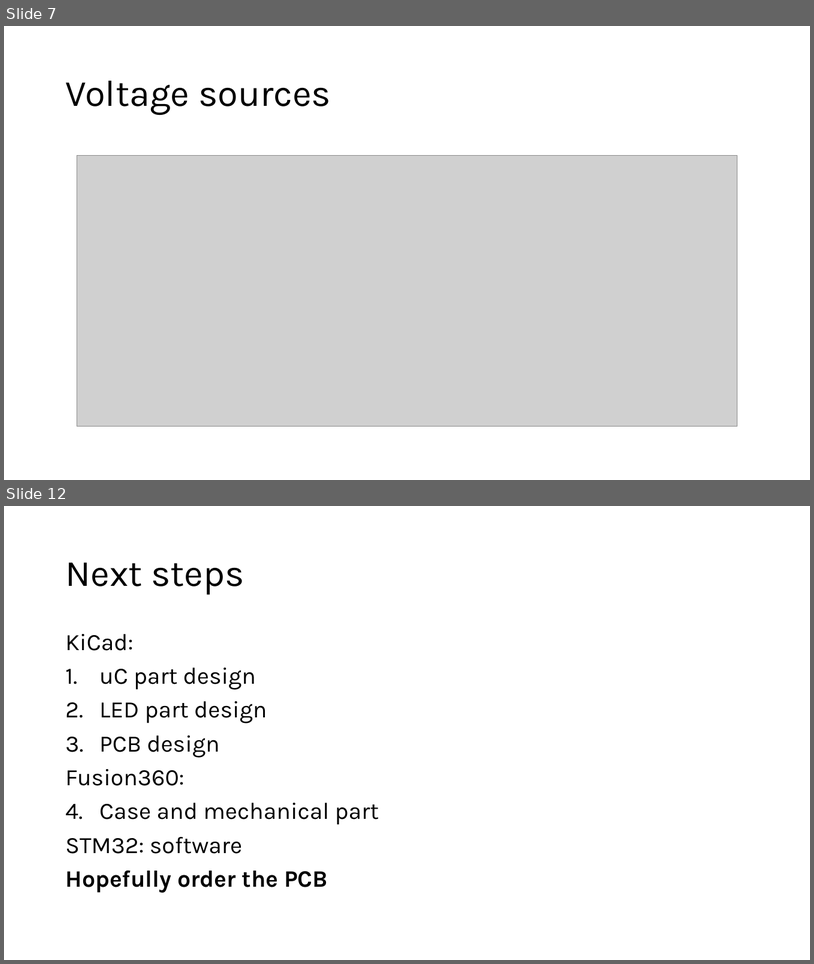
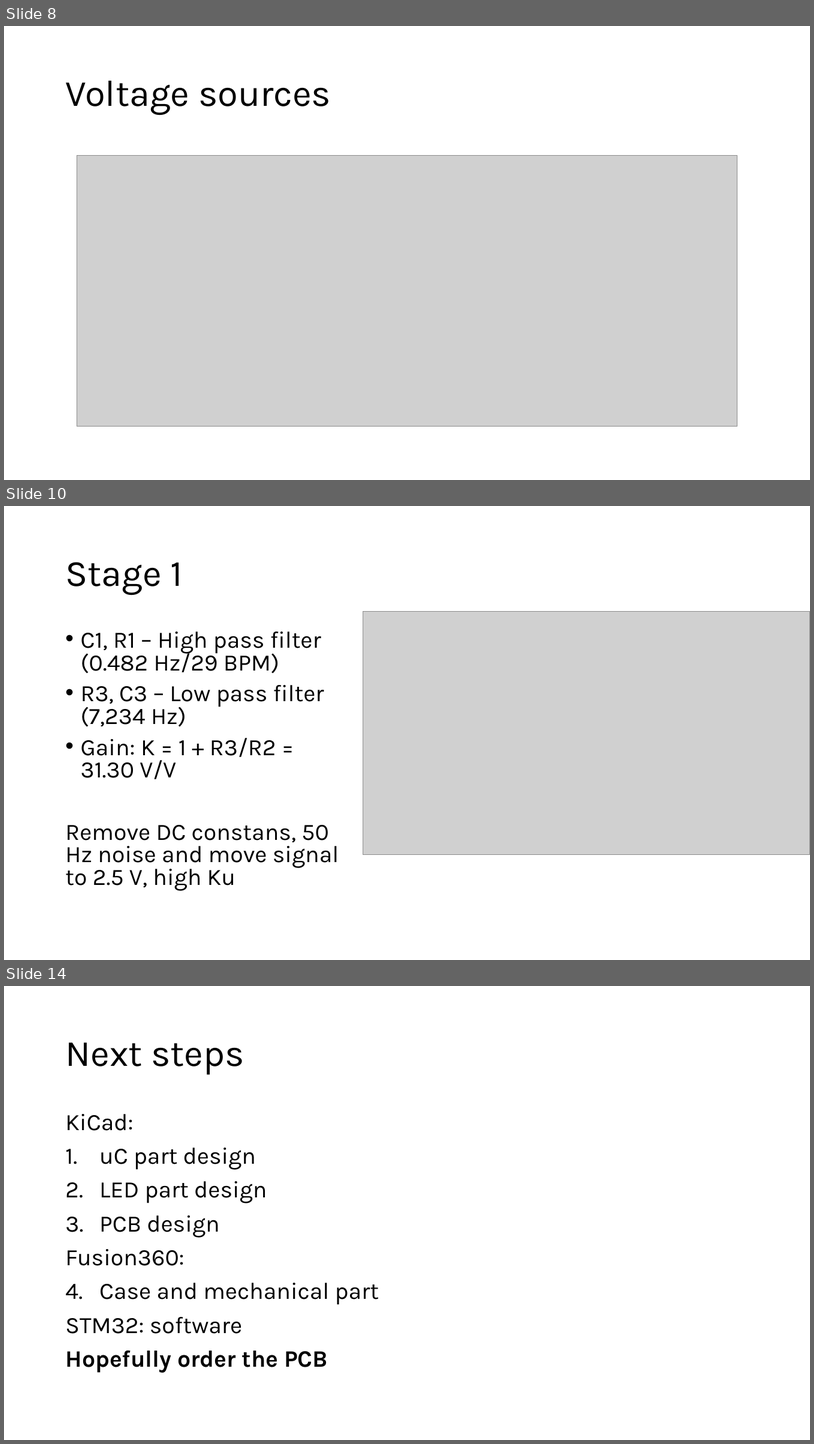
Before and after one commit to Equerm8/A-beating-heart, a slide deck: docs/pres2.pptx. Shown one above the other, each under a label of ours: slides 7 and 12 before the commit, slides 8, 10 and 14 after it; the slides between them are not shown. The pictures are 814x964 and 814x1444 pixels, drawn with LibreOffice and Linux fonts; fonts in the diff are those of the drawing; grey boxes stand for pictures. Boxes give left, top, right and bottom in pixels: in the first picture for what was removed or moved away, otherwise in the second. Text is boxed around its words. In the diff, an @@ line names an element or a change of style, - is before the commit and + after.

```diff
--- a/docs/pres2.pptx
+++ b/docs/pres2.pptx
@@ slide 10 added at (4,506,810,960), background #FFFFFF @@
@@ title added at (65,562,183,595), 44 pt, text #000000 @@
+Stage 1
@@ picture added at (363,612,810,855) @@
@@ text added at (65,631,339,891), 28 pt, text #000000 @@
+• C1, R1 – High pass filter
+  (0.482 Hz/29 BPM)
+• R3, C3 – Low pass filter
+  (7,234 Hz)
+• Gain: K = 1 + R3/R2 = 31.30 V/V
+Remove DC constans, 50 Hz noise and move signal to 2.5 V, high Ku
@@ what was slide 7 is now slide 8 @@
@@ what was slide 12 is now slide 14 @@
```
Also in this commit, not shown: 3 slides changed, 3 other slides added, 2 slides removed, 8 other files.
